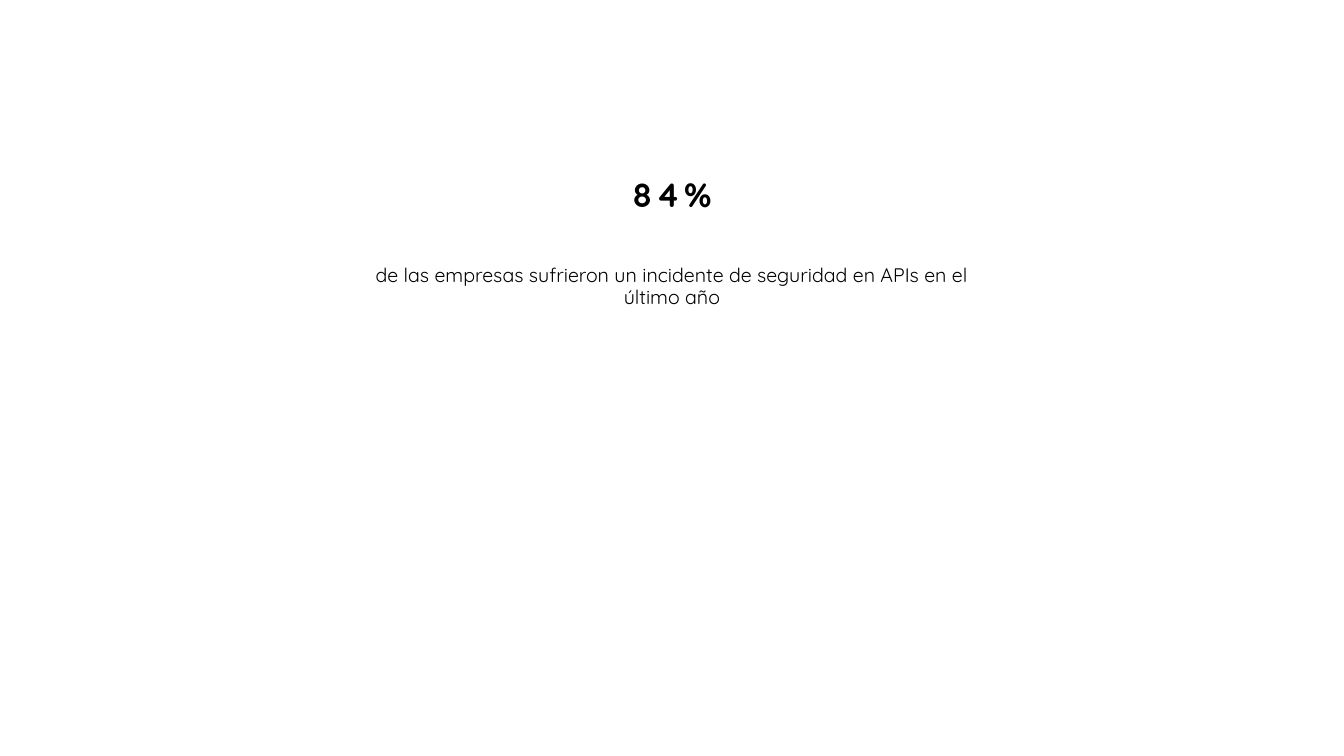
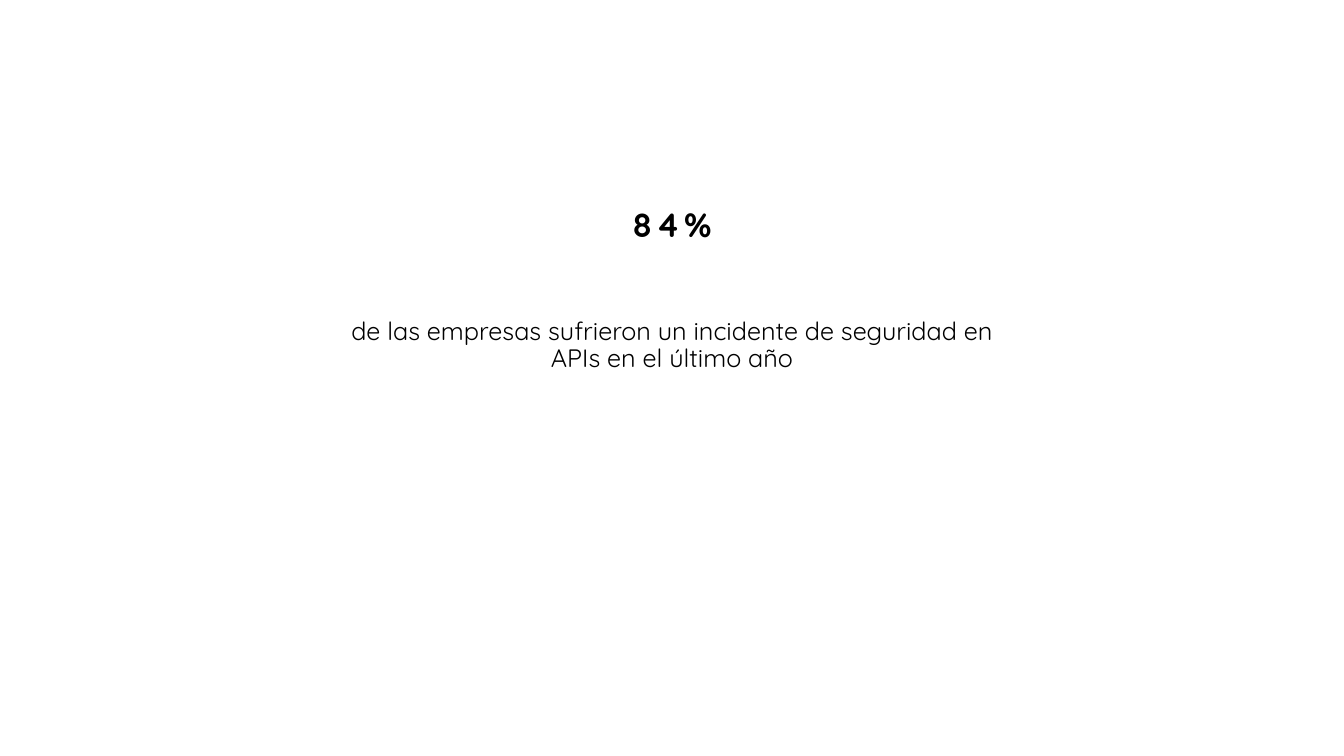
Before and after one commit to victorar42/techno-week, a slide deck: slide 4 of documents/ppt/TechnoWeek_DevSecOps.pptx. Drawn at 1344x756 pixels with LibreOffice and Linux fonts; fonts in the diff are those of the drawing; background and template pictures are left out. Boxes give left, top, right and bottom in pixels: in the first picture for what was removed or moved away, otherwise in the second. Text is boxed around its words. In the diff, an @@ line names an element or a change of style, - is before the commit and + after.

```diff
--- a/documents/ppt/TechnoWeek_DevSecOps.pptx
+++ b/documents/ppt/TechnoWeek_DevSecOps.pptx
@@ text "84%": place and size @@
-text "84%" at [632, 183, 711, 208]
+text "84%" at [632, 213, 711, 238]
@@ text "de las empresas sufrieron un ...": place and size @@
-text "de las empresas sufrieron un ..." at [376, 267, 967, 305]
+text "de las empresas sufrieron un ..." at [351, 321, 993, 368]
@@ text "de las empresas sufrieron un ..." at [351, 321, 993, 368]: size 14 to 18 pt @@
```
Also in this commit, not shown: 11 other slides changed, 2 slides added, 1 slide removed, 2 other files.
